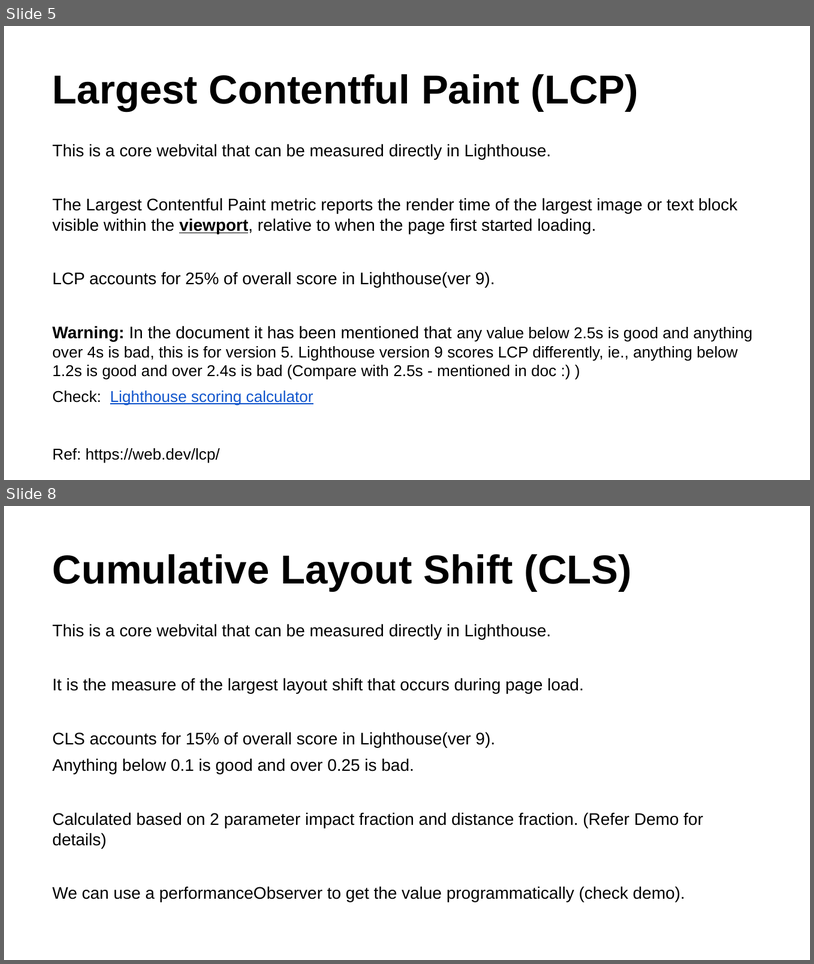
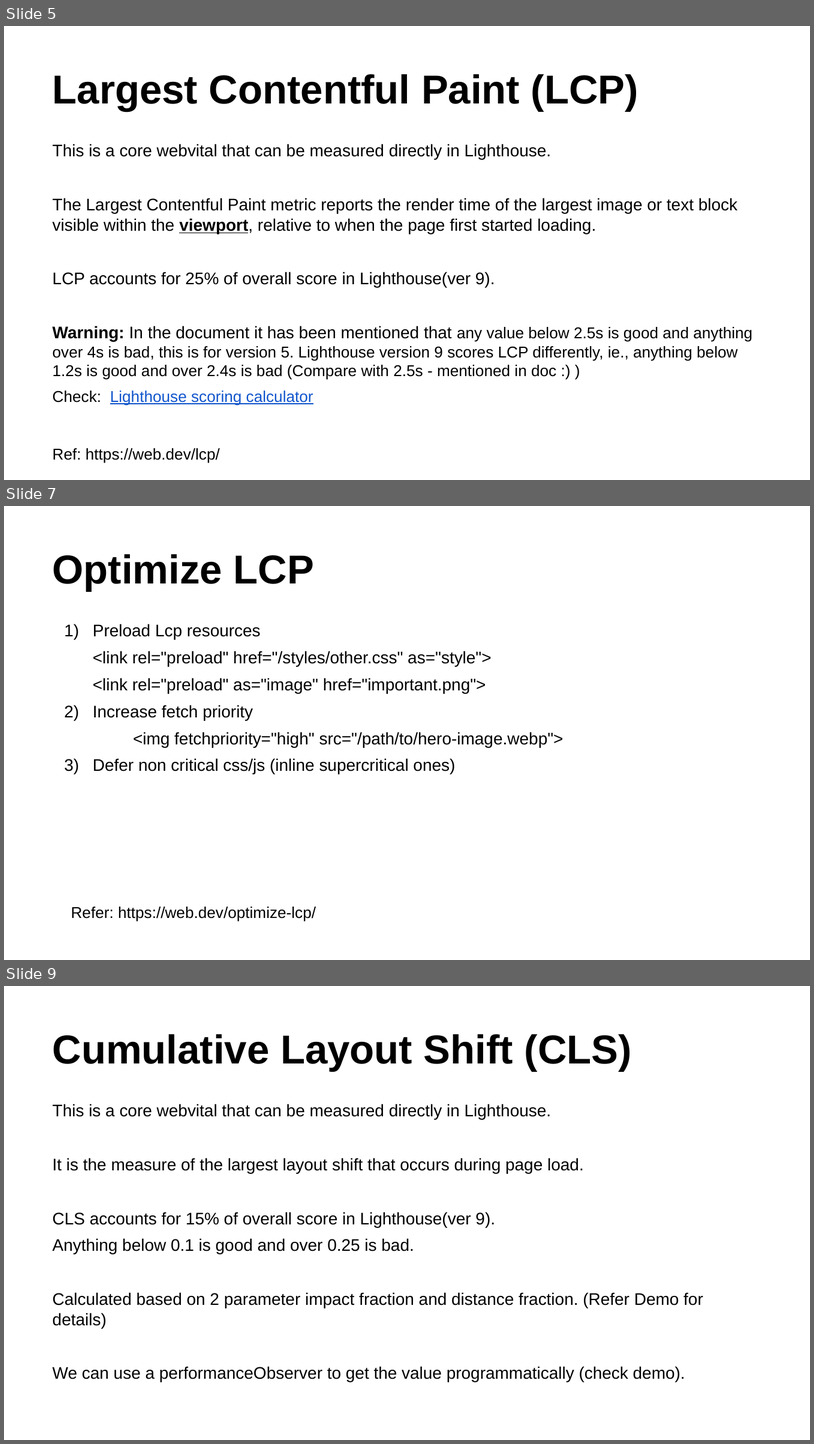
Before and after one commit to pratheeshrussell/webvitals-testing, a slide deck: WebVital.pptx. Shown one above the other, each under a label of ours: slides 5 and 8 before the commit, slides 5, 7 and 9 after it; the slides between them are not shown. The pictures are 814x964 and 814x1444 pixels, drawn with LibreOffice and Linux fonts; fonts in the diff are those of the drawing. Boxes give left, top, right and bottom in pixels: in the first picture for what was removed or moved away, otherwise in the second. Text is boxed around its words. In the diff, an @@ line names an element or a change of style, - is before the commit and + after.

```diff
--- a/WebVital.pptx
+++ b/WebVital.pptx
@@ slide 7 added at (4,506,810,960), background #FFFFFF @@
@@ title added at (53,554,314,591), 36 pt, text #000000, bold @@
+Optimize LCP
@@ text added at (93,624,564,774), 15 pt, text #000000 @@
+1) Preload Lcp resources
+<link rel="preload" href="/styles/other.css" as="style">
+<link rel="preload" as="image" href="important.png">
+1) Increase fetch priority
+<img fetchpriority="high" src="/path/to/hero-image.webp">
+1) Defer non critical css/js (inline supercritical ones)
@@ text added at (71,906,316,921), 14 pt, text #000000 @@
+Refer: https://web.dev/optimize-lcp/
@@ what was slide 8 is now slide 9 @@
```
Also in this commit, not shown: 6 slides changed, 1 other slide added.
